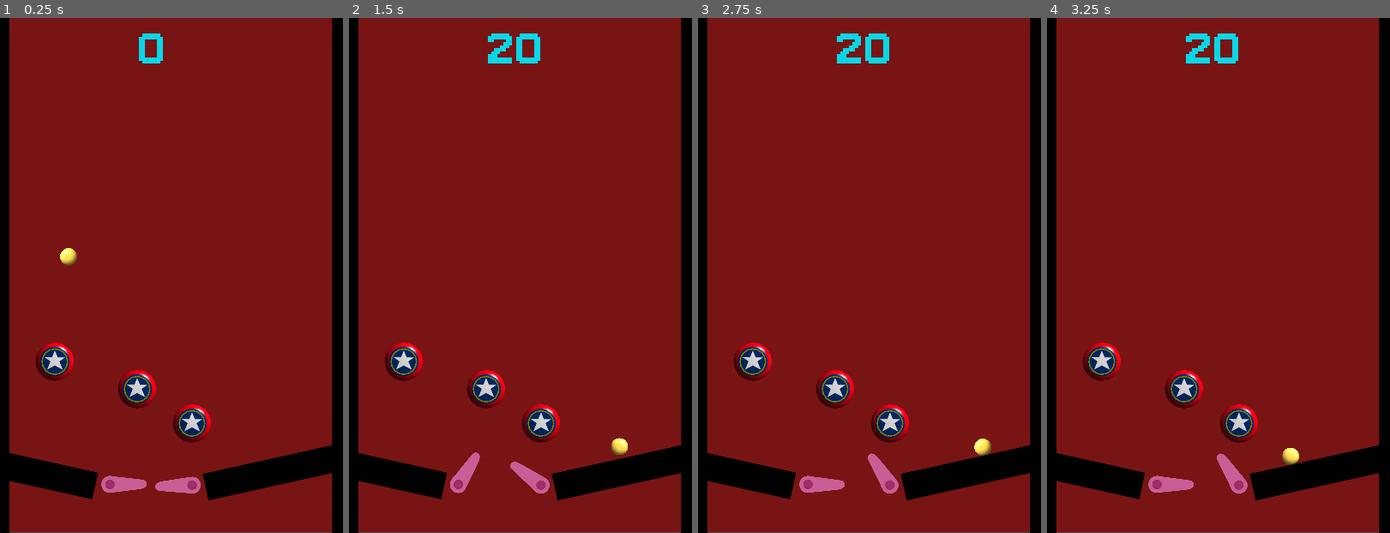
Above: before the commit, frames 1-4 (left to right).
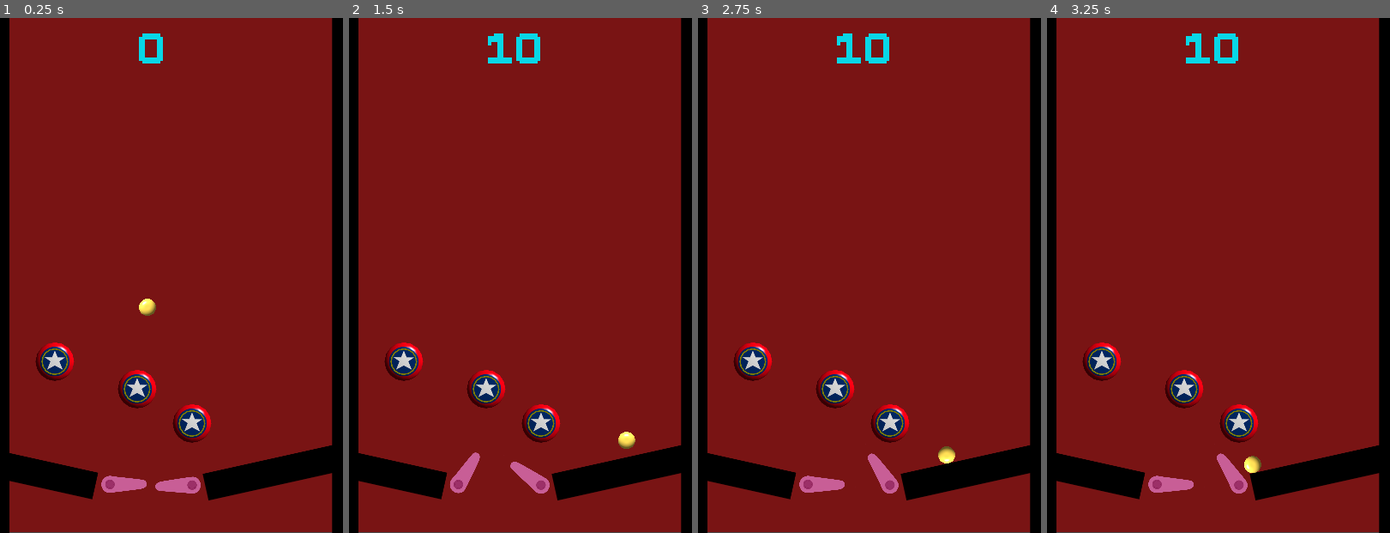
Above: after the commit, the same moments.

Repository: TheT0aster/Monkey-Pinball-XTREMe
Game: Godot game, scene res://Main.tscn
The game is run twice, just before and just after one commit, with the same random seed, the same clock (stepped at 60 frames per second) and the same inputs. This scene is started directly instead of the project's main scene.
Inputs:
- Up to frame 1 (0.25 s): no input
- Up to frame 2 (1.5 s): hold D (flip_right) 0.53-1.28 s; hold A (flip_left) from 1.28 s (still down)
- Up to frame 3 (2.75 s): release A (flip_left) at 2.03 s; hold D (flip_right) from 2.03 s (still down)
- Up to frame 4 (3.25 s): keep holding D (flip_right)

The runs differ from the first frame. In frame 1, 0.3% of the frame differs, in the area x 17-46%, y 44-58%; in frame 2, 0.4%; in frame 3, 0.4%; in frame 4, 0.4%, in the area x 40-74%, y 3-89%.

Commit message:
0.0.013A

Diff:
--- a/pinball wizard/Balls.gd
+++ b/pinball wizard/Balls.gd
@@ -10,3 +10,11 @@
 		terminal *= terminal_velocity
 		set_linear_velocity(terminal)
 		print (linear_velocity)
+
+
+
+
+
+func _on_DeathZone_body_entered(body):
+	if body.get_name() == "DeathZone":
+		get_tree().change_scene_to(load('res://Game Over.tscn'))
--- a/pinball wizard/Balls.tscn
+++ b/pinball wizard/Balls.tscn
@@ -12,7 +12,7 @@
 mass = 2.00306
 physics_material_override = SubResource( 2 )
 gravity_scale = 7.79
-contacts_reported = 2
+contacts_reported = 20
 contact_monitor = true
 script = ExtResource( 2 )
 
--- /dev/null
+++ b/pinball wizard/DeathZone.gd
@@ -0,0 +1,8 @@
+extends StaticBody2D
+
+
+func _on_Balls_body_entered(body):
+	print (body.get_name())
+	if body.get_name() == "StaticBody2D":
+		print ("sussy")
+		get_tree().change_scene_to(load('res://Game Over.tscn'))
--- a/pinball wizard/Game Over.tscn
+++ b/pinball wizard/Game Over.tscn
@@ -1,10 +1,14 @@
-[gd_scene load_steps=5 format=2]
+[gd_scene load_steps=7 format=2]
 
 [ext_resource path="res://Gameover.png" type="Texture" id=1]
 [ext_resource path="res://show.tres" type="DynamicFont" id=2]
 [ext_resource path="res://GOScore.gd" type="Script" id=3]
+[ext_resource path="res://Restart.gd" type="Script" id=4]
 
 [sub_resource type="Theme" id=1]
+default_font = ExtResource( 2 )
+
+[sub_resource type="Theme" id=2]
 default_font = ExtResource( 2 )
 
 [node name="Game Over" type="Node2D"]
@@ -23,3 +27,15 @@
 text = "test"
 fit_content_height = true
 script = ExtResource( 3 )
+
+[node name="Button" type="Button" parent="."]
+margin_left = 170.0
+margin_top = 341.0
+margin_right = 251.0
+margin_bottom = 364.0
+theme = SubResource( 2 )
+custom_colors/font_color_disabled = Color( 0, 0, 0, 1 )
+action_mode = 0
+text = "Restart"
+flat = true
+script = ExtResource( 4 )
--- a/pinball wizard/Main.tscn
+++ b/pinball wizard/Main.tscn
@@ -8,24 +8,26 @@
 [ext_resource path="res://Bumper.tscn" type="PackedScene" id=6]
 [ext_resource path="res://Score.tscn" type="PackedScene" id=7]
 [ext_resource path="res://new_dynamicfont.tres" type="DynamicFont" id=8]
+[ext_resource path="res://DeathZone.gd" type="Script" id=9]
 
 [sub_resource type="Theme" id=1]
 default_font = ExtResource( 8 )
 
 [sub_resource type="RectangleShape2D" id=2]
-extents = Vector2( 185, 23.75 )
+extents = Vector2( 277, 85.5 )
 
 [node name="Node2D" type="Node2D"]
 position = Vector2( -1, -1 )
 script = ExtResource( 1 )
 
 [node name="ColorRect" type="ColorRect" parent="."]
-margin_right = 400.0
+margin_left = -4.0
+margin_right = 396.0
 margin_bottom = 600.0
 color = Color( 0.478431, 0.0823529, 0.0823529, 1 )
 
 [node name="Balls" parent="." instance=ExtResource( 2 )]
-position = Vector2( 81, 257 )
+position = Vector2( 173, 316 )
 
 [node name="Walls" parent="." instance=ExtResource( 3 )]
 position = Vector2( -7, 241 )
@@ -74,10 +76,12 @@
 theme = SubResource( 1 )
 fit_content_height = true
 
-[node name="Area2D" type="Area2D" parent="."]
+[node name="StaticBody2D" type="StaticBody2D" parent="."]
+script = ExtResource( 9 )
 
-[node name="DeathZone" type="CollisionShape2D" parent="Area2D"]
-position = Vector2( 200, 617.25 )
+[node name="CollisionShape2D" type="CollisionShape2D" parent="StaticBody2D"]
+position = Vector2( 179, 684 )
 shape = SubResource( 2 )
 
 [connection signal="body_entered" from="Balls" to="Bumper" method="_on_Balls_body_entered"]
+[connection signal="body_entered" from="Balls" to="StaticBody2D" method="_on_Balls_body_entered"]
--- /dev/null
+++ b/pinball wizard/Restart.gd
@@ -0,0 +1,6 @@
+extends Button
+
+#func _process(delta):
+	#if _button_pressed():
+		#get_tree().change_scene_to(load("res://Main.tscn"))
+		#get_tree().reload_current_scene()
Not shown: 1 places in pinball wizard/Main.tscn that only renumber resources
Binary file added: pinball wizard/bana.png
Not shown, added: pinball wizard/bana.png.import
